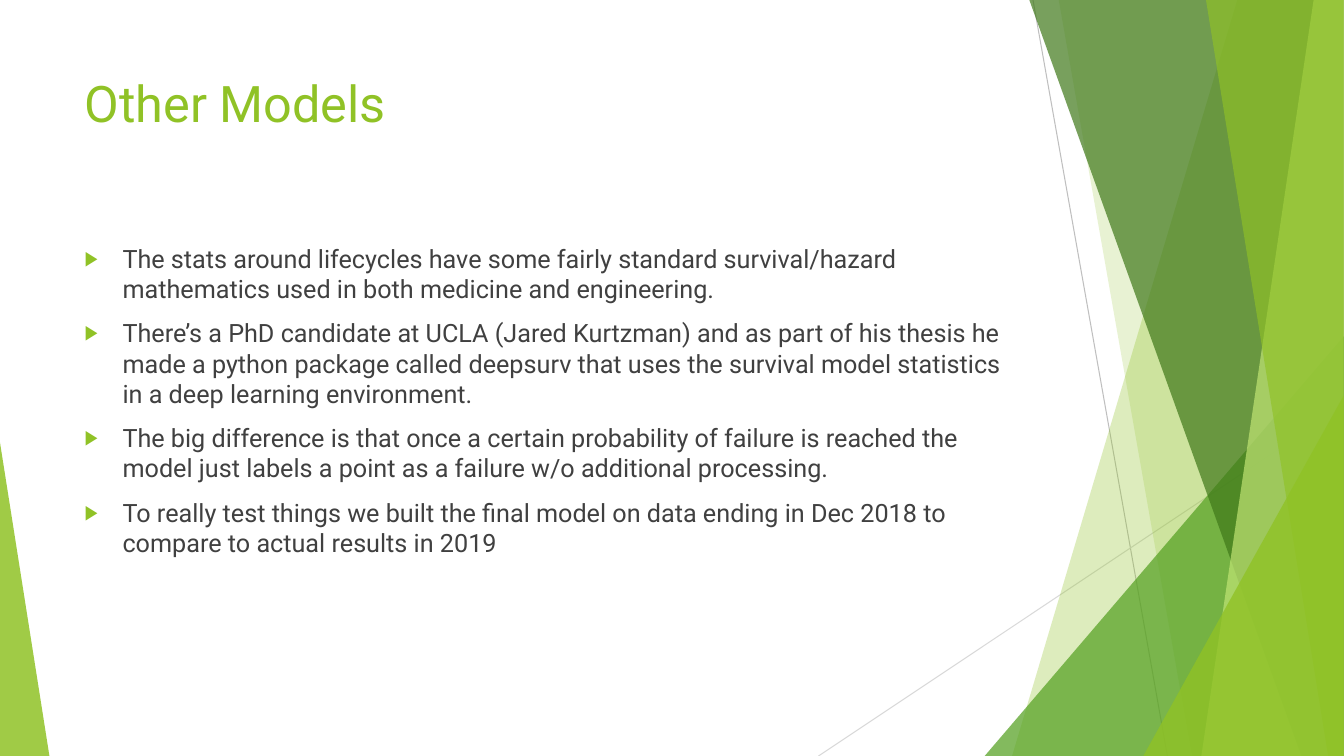
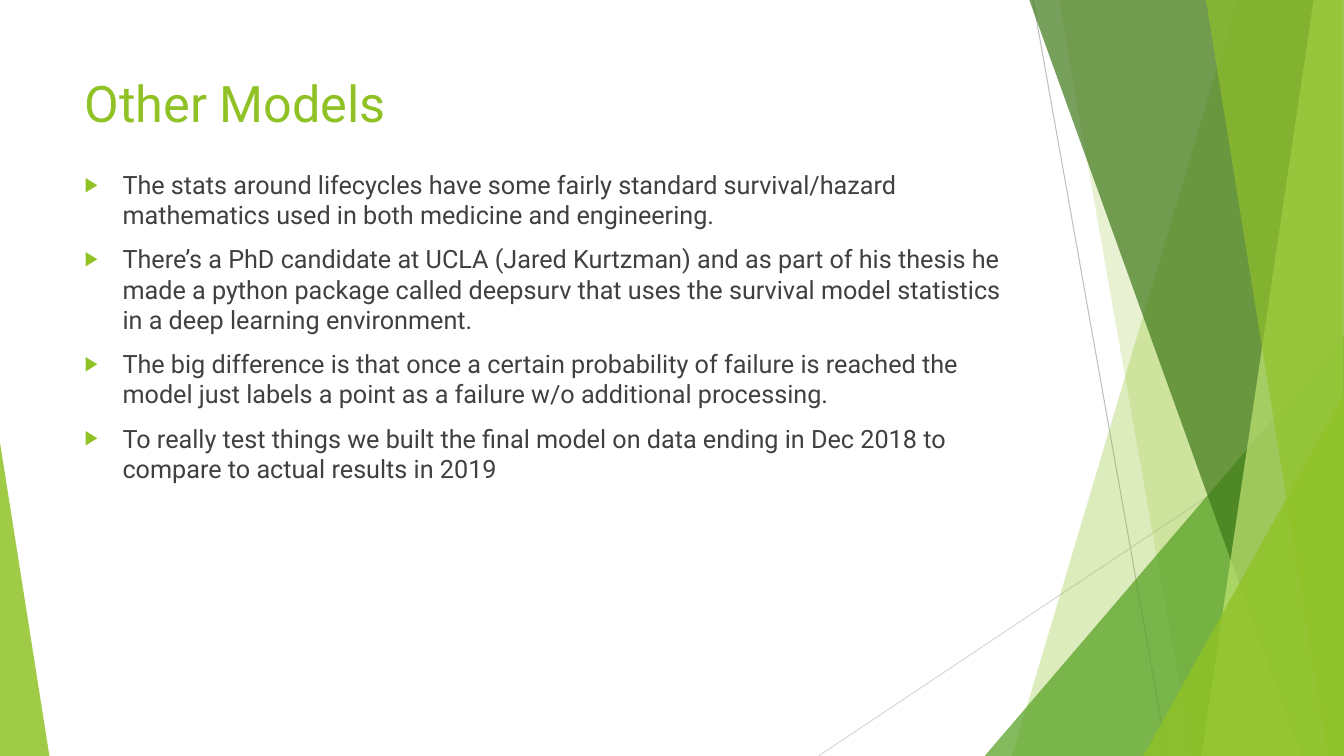
Before and after one commit to RedDirtSixKiller/Final_Project, a slide deck: slide 7 of Forecasting Module Failures.pptx (slide 6 before the commit). Drawn at 1344x756 pixels with LibreOffice and Linux fonts; fonts in the diff are those of the drawing. Boxes give left, top, right and bottom in pixels: in the first picture for what was removed or moved away, otherwise in the second. Text is boxed around its words. In the diff, an @@ line names an element or a change of style, - is before the commit and + after.

```diff
--- a/Forecasting Module Failures.pptx
+++ b/Forecasting Module Failures.pptx
@@ text "The stats around lifecycles have ...": place and size @@
-text "The stats around lifecycles have ..." at (123,249,1000,557)
+text "The stats around lifecycles have ..." at (123,175,1000,483)
```
Also in this commit, not shown: 5 other slides changed, 2 slides added, 5 other files.
